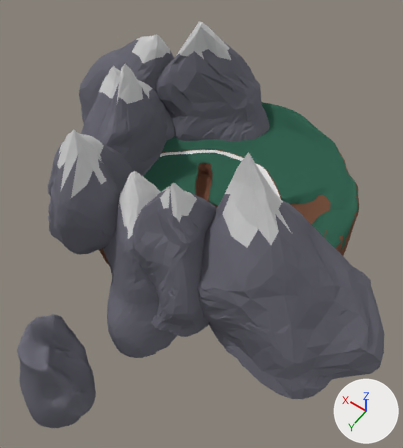
What one commit did to the Blender file HiddenHarmony/Assets/Models/Hub/world.blend.
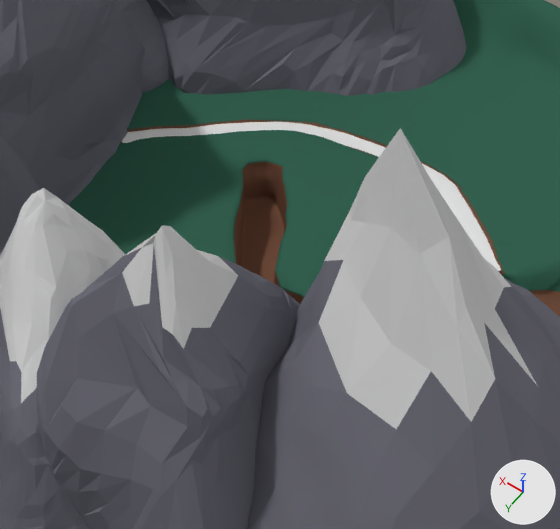
Each version appears first whole from a camera (50 mm lens) standing at (-463.0, 499.0, 928.0) and looking at (-9.0, -137.0, -71.0), and next in a close-up on the part from 30% to 74% of the width and 25% to 62% of the height. Arrows for +X, +Y and +Z are at lower right; the lights stay in place.

The first close-up shows 'Island', 'Plane', 'mountain', 'mountain.001', 'mountain.003', 'mountain.007', 'mountain.008', 'mountain.009', 'mountain.011'.
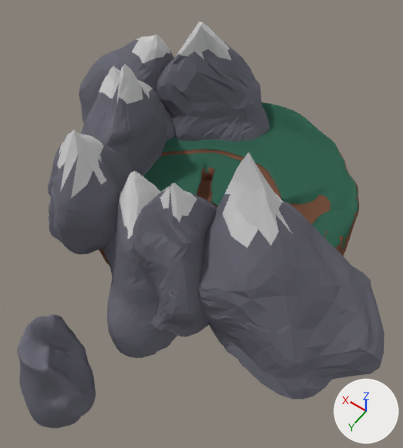
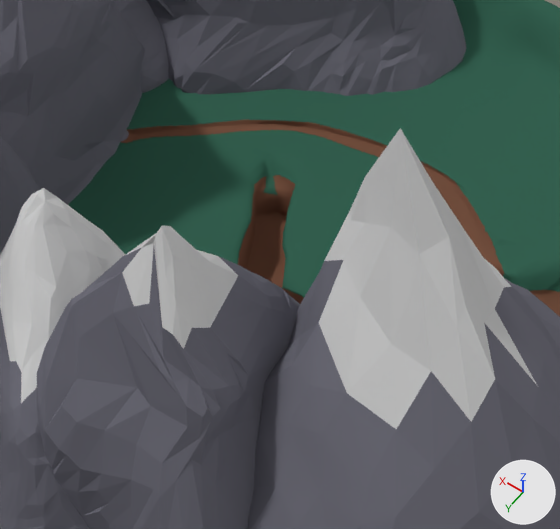
Where the change shows, as pixel boxes (x1, y1, x2, y2) in the close-ups (560 x 529 px; the box of a moved part takes in the faces that stretch with it):
```json
{"object": "Plane", "change": "hidden", "before": [122, 122, 501, 271]}
{"part": 1, "of": "me_sphere", "change": "moved or reshaped", "before": [127, 122, 504, 304], "after": [127, 123, 504, 304]}
{"part": 2, "of": "me_sphere", "change": "recoloured", "before": [159, 121, 493, 242], "after": [167, 121, 493, 242]}
```

Scene script edits in JSON lines:
```json
{"block": "me_sphere", "where": "# used by ob_island; location = (-13.4, -184.0, -23.8); rotation_euler = (0.0274, 0.00553, -0.0113), in degrees (1.6, 0.3, -0.6); scale = (170.0, 149.0, 117.0)"}
{"op": "remove", "block": "me_sphere", "code": "me_sphere.from_pydata(...)  # 8087 vertices, 16052 faces, 2 loose edges; spans x -1.77..1.81, y -2.26..1.86, z -4.31..0.32"}
{"op": "add", "block": "me_sphere", "code": "me_sphere.from_pydata(...)  # 8153 vertices, 16132 faces, 7 loose edges; spans x -1.77..1.81, y -2.26..1.86, z -4.31..0.32"}
{"block": "me_sphere", "change": "me_sphere part 1: 300 vertices moved from x -0.62..0.81, y -1.04..0.45, z -0.38..-0.02 to x -0.61..0.8, y -1.05..0.45, z -0.38..-0.02; 86 vertices removed from x -0.59..0.91, y -1.04..0.45, z -0.19..-0.02; 152 vertices added at x -0.6..0.91, y -1.04..0.44, z -0.13..-0.02"}
{"block": "me_sphere", "change": "me_sphere part 2: 76 faces spanning x -0.66..1.03, y -1.05..-0.4, z -0.16..-0.01 switch from mat_darkbrown (brown #75513f) to mat_linkgreen (dark green #366352)"}
{"op": "add", "block": "ob_plane", "code": "ob_plane.hide_viewport = True"}
```
